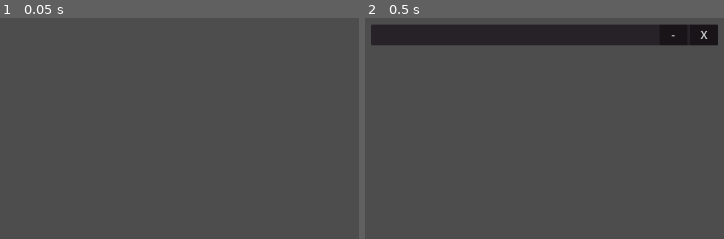
Above: before the commit, frames 1-2 (left to right).
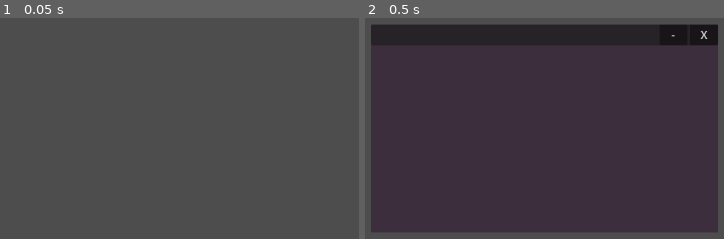
Above: after the commit, the same moments.

Repository: popcar2/GodotOS
Game: Godot game, scene res://Scenes/Window/Game Window/game_window.tscn
Same seed, same stepped clock (60 frames per second), same inputs: the game is played once before the commit and once after it. This scene is started directly instead of the project's main scene.
Inputs:
- Up to frame 1 (0.05 s): no input
- Up to frame 2 (0.5 s): no input

Frame 1 is identical in both runs. In frame 2, 81% of the frame differs, in the area x 1-99%, y 12-97%.

Commit message:
Add Pong, attempt viewports (WIP)

Diff:
--- a/Games/Cube Scene/cube_scene.tscn
+++ b/Games/Cube Scene/cube_scene.tscn
@@ -31,3 +31,4 @@
 
 [node name="Camera3D" type="Camera3D" parent="."]
 transform = Transform3D(1, 0, 0, 0, 0.866025, 0.5, 0, -0.5, 0.866025, 0, 2, 4)
+current = true
--- /dev/null
+++ b/Games/Pong/ball.gd
@@ -0,0 +1,14 @@
+extends CharacterBody2D
+
+var collision_data: KinematicCollision2D
+
+func _ready():
+	velocity = Vector2(300,0)
+
+func _physics_process(delta):
+	collision_data = move_and_collide(velocity * delta)
+	if collision_data:
+		velocity.y += randf_range(-500, 500)
+		velocity = velocity.bounce(collision_data.get_normal())
+		velocity.y = clamp(velocity.y, -1000, 1000)
+		print(velocity)
--- /dev/null
+++ b/Games/Pong/enemy.gd
@@ -0,0 +1,15 @@
+extends CharacterBody2D
+
+const SPEED = 5.0
+
+var ball: CharacterBody2D
+
+func _ready():
+	ball = $"../Ball"
+
+func _physics_process(delta):
+	global_position.y = move_toward(global_position.y, ball.global_position.y, SPEED)
+
+	move_and_slide()
+
+	position.y = clamp(position.y, -264, 264)
--- /dev/null
+++ b/Games/Pong/player.gd
@@ -0,0 +1,17 @@
+extends CharacterBody2D
+
+const SPEED = 250.0
+
+func _physics_process(delta):
+
+	# Get the input direction and handle the movement/deceleration.
+	# As good practice, you should replace UI actions with custom gameplay actions.
+	var direction = Input.get_axis("ui_up", "ui_down")
+	if direction:
+		velocity.y = direction * SPEED
+	else:
+		velocity.y = move_toward(velocity.x, 0, SPEED)
+
+	move_and_slide()
+
+	position.y = clamp(position.y, -264, 264)
--- /dev/null
+++ b/Games/Pong/pong.tscn
@@ -0,0 +1,100 @@
+[gd_scene load_steps=15 format=3 uid="uid://dcf7si5errywd"]
+
+[ext_resource type="Script" path="res://Games/Pong/player.gd" id="1_viq10"]
+[ext_resource type="Script" path="res://Games/Pong/enemy.gd" id="2_rtbuo"]
+[ext_resource type="Script" path="res://Games/Pong/ball.gd" id="2_u2eou"]
+
+[sub_resource type="Gradient" id="Gradient_01x5j"]
+offsets = PackedFloat32Array(0)
+colors = PackedColorArray(1, 1, 1, 1)
+
+[sub_resource type="GradientTexture1D" id="GradientTexture1D_m1rdx"]
+gradient = SubResource("Gradient_01x5j")
+width = 1
+
+[sub_resource type="Gradient" id="Gradient_4jnus"]
+colors = PackedColorArray(0, 0, 0, 1, 0, 0, 0, 1)
+
+[sub_resource type="GradientTexture1D" id="GradientTexture1D_ytia8"]
+gradient = SubResource("Gradient_4jnus")
+width = 1
+
+[sub_resource type="RectangleShape2D" id="RectangleShape2D_x5dyd"]
+size = Vector2(1, 0.0154321)
+
+[sub_resource type="Gradient" id="Gradient_emrk7"]
+offsets = PackedFloat32Array(0)
+colors = PackedColorArray(1, 1, 1, 1)
+
+[sub_resource type="GradientTexture1D" id="GradientTexture1D_02tf3"]
+gradient = SubResource("Gradient_emrk7")
+width = 1
+
+[sub_resource type="RectangleShape2D" id="RectangleShape2D_j6emb"]
+size = Vector2(1, 1)
+
+[sub_resource type="Gradient" id="Gradient_p5y0n"]
+offsets = PackedFloat32Array(1)
+colors = PackedColorArray(1, 1, 1, 1)
+
+[sub_resource type="GradientTexture1D" id="GradientTexture1D_02wmw"]
+gradient = SubResource("Gradient_p5y0n")
+width = 1
+
+[sub_resource type="RectangleShape2D" id="RectangleShape2D_ws6uw"]
+
+[node name="Node2D" type="Node2D"]
+
+[node name="Camera2D" type="Camera2D" parent="."]
+
+[node name="Background" type="Sprite2D" parent="."]
+scale = Vector2(1152, 648)
+texture = SubResource("GradientTexture1D_m1rdx")
+
+[node name="Background2" type="Sprite2D" parent="Background"]
+scale = Vector2(1, 0.969136)
+texture = SubResource("GradientTexture1D_ytia8")
+
+[node name="StaticBody2D" type="StaticBody2D" parent="Background"]
+
+[node name="CollisionShape2D" type="CollisionShape2D" parent="Background/StaticBody2D"]
+position = Vector2(0, -0.492284)
+shape = SubResource("RectangleShape2D_x5dyd")
+
+[node name="CollisionShape2D2" type="CollisionShape2D" parent="Background/StaticBody2D"]
+position = Vector2(0, 0.492)
+shape = SubResource("RectangleShape2D_x5dyd")
+
+[node name="Player" type="CharacterBody2D" parent="."]
+position = Vector2(-476, 0)
+script = ExtResource("1_viq10")
+
+[node name="Sprite2D" type="Sprite2D" parent="Player"]
+scale = Vector2(20, 100)
+texture = SubResource("GradientTexture1D_02tf3")
+
+[node name="CollisionShape2D" type="CollisionShape2D" parent="Player"]
+scale = Vector2(20, 100)
+shape = SubResource("RectangleShape2D_j6emb")
+
+[node name="Enemy" type="CharacterBody2D" parent="."]
+position = Vector2(476, 0)
+script = ExtResource("2_rtbuo")
+
+[node name="Sprite2D" type="Sprite2D" parent="Enemy"]
+scale = Vector2(20, 100)
+texture = SubResource("GradientTexture1D_02tf3")
+
+[node name="CollisionShape2D" type="CollisionShape2D" parent="Enemy"]
+scale = Vector2(20, 100)
+shape = SubResource("RectangleShape2D_j6emb")
+
+[node name="Ball" type="CharacterBody2D" parent="."]
+script = ExtResource("2_u2eou")
+
+[node name="Sprite2D" type="Sprite2D" parent="Ball"]
+scale = Vector2(20, 20)
+texture = SubResource("GradientTexture1D_02wmw")
+
+[node name="CollisionShape2D" type="CollisionShape2D" parent="Ball"]
+shape = SubResource("RectangleShape2D_ws6uw")
--- a/Scenes/Taskbar/start_menu_option.gd
+++ b/Scenes/Taskbar/start_menu_option.gd
@@ -36,7 +36,7 @@
 func spawn_window():
 	var window: FakeWindow
 	window = load("res://Scenes/Window/Game Window/game_window.tscn").instantiate()
-	window.get_node("%SubViewport").add_child(load(game_scene).instantiate())
+	window.get_node("%Game Window").add_child(load(game_scene).instantiate())
 
 	window.title_text = %"Menu Title".text
 	get_tree().current_scene.add_child(window)
--- a/Scenes/Taskbar/taskbar.tscn
+++ b/Scenes/Taskbar/taskbar.tscn
@@ -52,6 +52,12 @@
 title_text = "Cube Scene"
 description_text = "THE CUBE. THE CUBE. THE CUBE."
 
+[node name="Start Menu Option2" parent="Start Menu/VBoxContainer" instance=ExtResource("2_1ualm")]
+layout_mode = 2
+game_scene = "res://Games/Pong/pong.tscn"
+title_text = "Pong"
+description_text = "A timeless classic"
+
 [node name="HBoxContainer" type="HBoxContainer" parent="." groups=["taskbar_buttons"]]
 layout_mode = 1
 anchors_preset = 15
--- /dev/null
+++ b/Scenes/Window/Game Window/game_window.gd
@@ -0,0 +1,8 @@
+extends Window
+
+func _physics_process(delta):
+	position = get_parent().position
+	position.y += 30
+	size = get_parent().size
+	size.y -= 30
+	visible = get_parent().visible
--- a/Scenes/Window/Game Window/game_window.tscn
+++ b/Scenes/Window/Game Window/game_window.tscn
@@ -1,6 +1,7 @@
-[gd_scene load_steps=3 format=3 uid="uid://c73tsgfxmn37a"]
+[gd_scene load_steps=4 format=3 uid="uid://c73tsgfxmn37a"]
 
 [ext_resource type="PackedScene" uid="uid://cojrqff5vocjv" path="res://Scenes/Window/Window.tscn" id="1_r6cfa"]
+[ext_resource type="Script" path="res://Scenes/Window/Game Window/game_window.gd" id="2_rvu4i"]
 
 [sub_resource type="StyleBoxFlat" id="StyleBoxFlat_5cq01"]
 bg_color = Color(0.196078, 0.101961, 0.196078, 0.6)
@@ -8,18 +9,18 @@
 [node name="Window" instance=ExtResource("1_r6cfa")]
 theme_override_styles/panel = SubResource("StyleBoxFlat_5cq01")
 
-[node name="SubViewportContainer" type="SubViewportContainer" parent="." index="1"]
-layout_mode = 1
-anchors_preset = 15
-anchor_right = 1.0
-anchor_bottom = 1.0
-offset_top = 30.0
-grow_horizontal = 2
-grow_vertical = 2
-stretch = true
-
-[node name="SubViewport" type="SubViewport" parent="SubViewportContainer" index="0"]
+[node name="Game Window" type="Window" parent="." index="1"]
 unique_name_in_owner = true
-handle_input_locally = false
-size = Vector2i(500, 270)
-render_target_update_mode = 4
+own_world_3d = true
+transparent_bg = true
+audio_listener_enable_2d = true
+audio_listener_enable_3d = true
+transient = true
+borderless = true
+transparent = true
+unfocusable = true
+mouse_passthrough = true
+content_scale_size = Vector2i(1152, 648)
+content_scale_mode = 2
+content_scale_aspect = 1
+script = ExtResource("2_rvu4i")
--- a/Scenes/Window/resize_drag_spot.gd
+++ b/Scenes/Window/resize_drag_spot.gd
@@ -17,3 +17,5 @@
 func _physics_process(_delta):
 	if is_dragging:
 		get_parent().size = start_size + get_global_mouse_position() - mouse_start_drag_position
+		print("Dragging")
+		print(get_parent().size)
